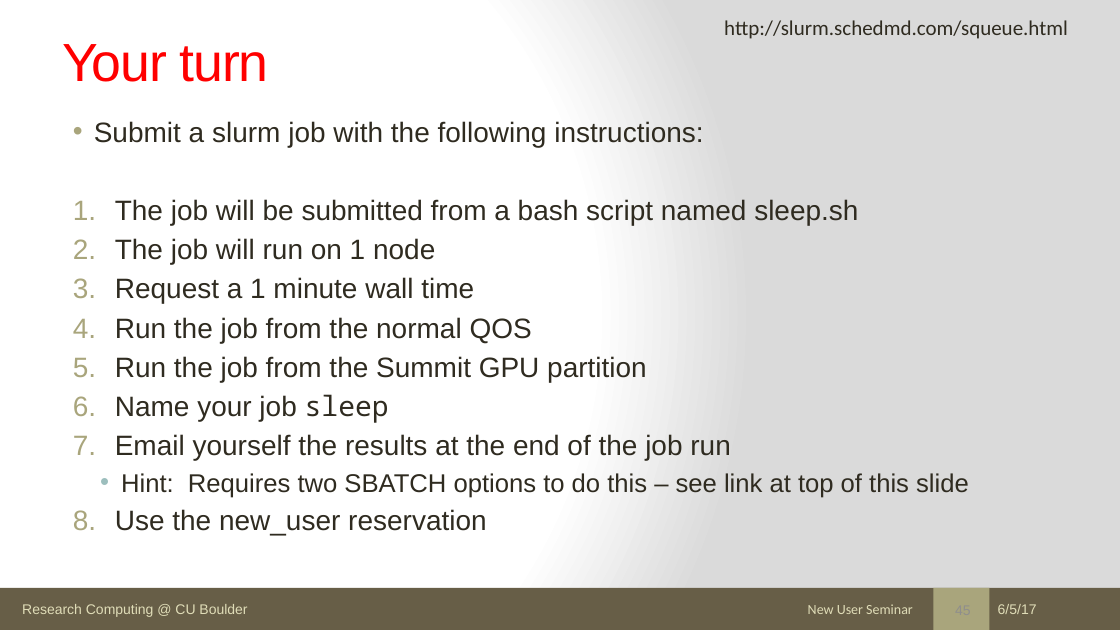
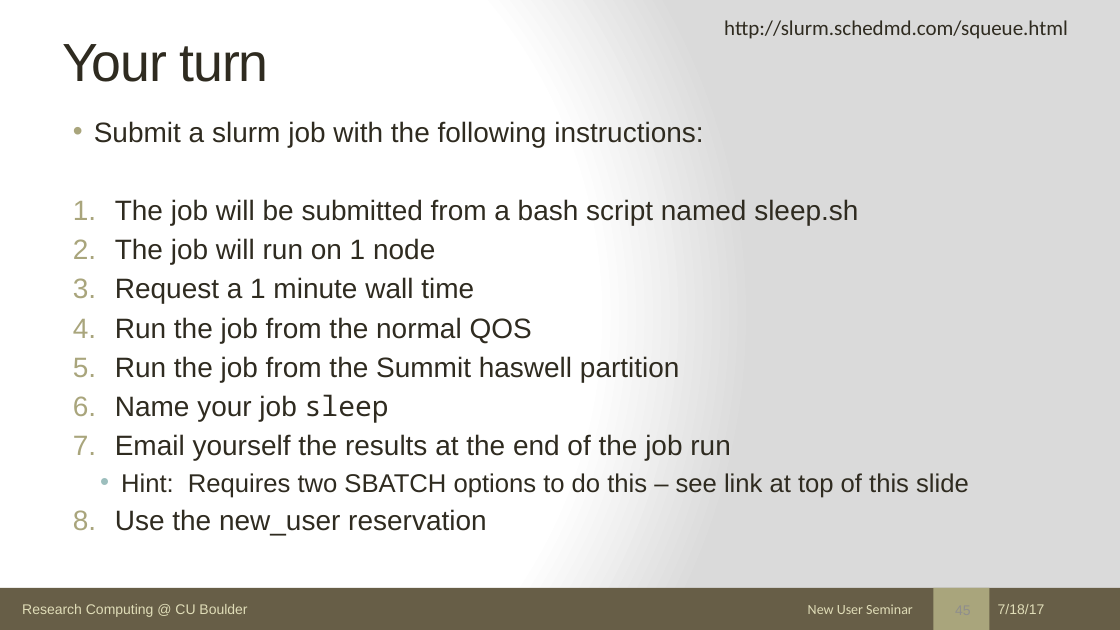
Before and after one commit to ResearchComputing/New_User_Seminar, a slide deck: slide 45 of rc_new_user_seminar_2017.pptx. Drawn at 1120x630 pixels with LibreOffice and Linux fonts; fonts in the diff are those of the drawing. Boxes give left, top, right and bottom in pixels: in the first picture for what was removed or moved away, otherwise in the second. Text is boxed around its words. In the diff, an @@ line names an element or a change of style, - is before the commit and + after.

```diff
--- a/rc_new_user_seminar_2017.pptx
+++ b/rc_new_user_seminar_2017.pptx
@@ title "Your turn" at [62,44,269,82]: text colour #FF0000 to #2F2B20 @@
@@ text at [115,356,680,382]: text changed @@
-5. Run the job from the Summit GPU partition
+5. Run the job from the Summit haswell partition
@@ text at [998,604,1045,614]: text changed @@
-6/5/17
+7/18/17
```
Also in this commit, not shown: 55 other slides changed, 3 other files.
